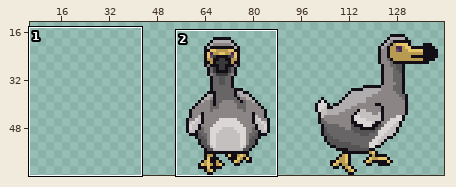
File history of a animated GIF sprite, sprite/animal/dodo/preview.gif. The picture above shows the old version from afar; the outline marks the close-up.
Close-up. As it was:
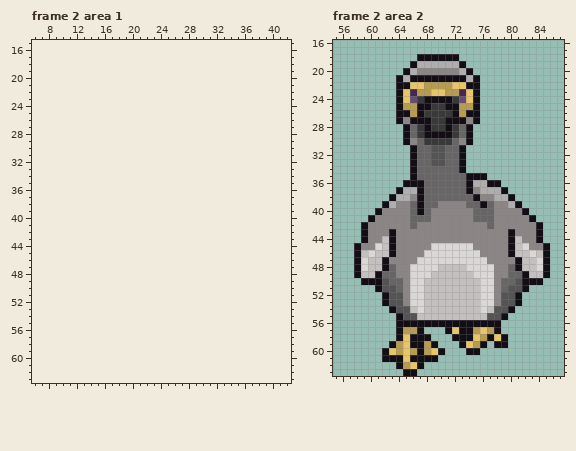
The file is 96x64 pixels, 4 frames. Shown: frame 2 area 1: x 6..42, y 15..63; frame 2 area 2: x 55..87, y 16..63. The old version is drawn lined up with the new one, on the new canvas. The wide view leaves out empty margins. The commit also changed other frames or places, which this record leaves out.
Now the later version:
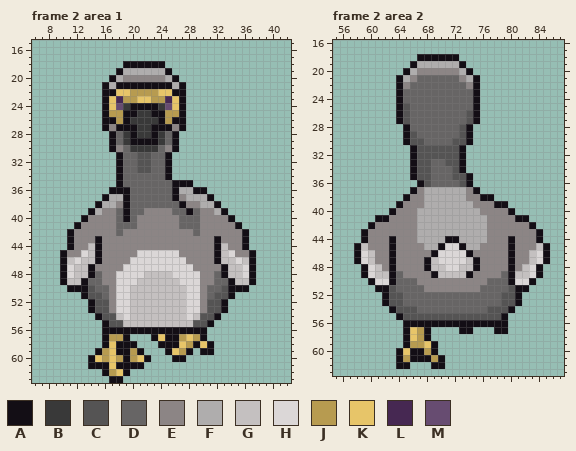
Palette (. is transparent): A #130e15  B #393939  C #555454  D #676565  E #8c8585  F #afadad  G #c4c0c0  H #dbd7d7  J #b79b50  K #e7c569  L #462852  M #674c71
The edit:
canvas 96x64 -> 144x64, the old top-left corner now at 48,0
Changed rows in their new state; - is an unchanged pixel.
Frame 2 area 1:
first column x 10:
18 ---------AAAAAA-------------
19 --------AFFFFFFA------------
20 -------AFEEEEEEFA-----------
21 ------AFAAAAAAAAFA----------
22 ------AAKKJJJJKKAA----------
23 ------AKLJJKKJJLKA----------
24 ------AKMBAAAABMKA----------
25 ------AJJAABBAAJJA----------
26 ------AAJABBBBAJAA----------
27 ------AEAAABBAAAEA----------
28 -------ADBABBABDA-----------
29 -------ADBAAAABDA-----------
30 -------AEDBBBBDEA-----------
31 --------ADDCCDDA------------
32 --------ADDCCDDA------------
33 --------ADDCCDDA------------
34 --------ADDDDDDA------------
35 --------ADDDDDDDAAA---------
36 -------AAADDDDDDAFFAA-------
37 ------AFFADDDDDDAEFFFA------
38 -----AFFEADDDDDDDAEEFFA-----
39 ----AFEEDADDEEEEDDADEEFA----
40 ---AEEEEDADEEEEEEDDDEEEEA---
41 --AEEEEEDDDEEEEEEDDDEEEEEA--
42 -AEEEEEEDEEEEEEEEEEDEEEEEEA-
43 -AEEEAEEEEEEEEEEEEEEEEAEEEA-
44 -AEEGAEEEEEEEEEEEEEEEEAGEEA-
45 AEEHGAEEEEEHHHHHHEEEEEAGHEEA
46 AGHGGAEEEEHHHHHHHHEEEEAGGHGA
47 AHGGAEEEEHHHHHHHHHHEEEEAGGHA
48 AHGGADEEHHHHGGGGHHHHEEDAGGHA
49 AGGADDEEHHHGGGGGGHHHEEDDAGGA
50 -AAACDDEHHGGGGGGGGHHEDDCAAA-
51 ---ACCDEHHGGGGGGGGHHEDCCA---
52 ----ACCEHHGGGGGGGGHHECCA----
53 ----ACCEHHGGGGGGGGHHECCA----
54 -----ACCGHGGGGGGGGHGCCA-----
55 ------ACCGGGGGGGGGGCCA------
56 ------AAAAAAAAAAAAAAA-------
57 ------AJJA---AKAAJKJA-------
58 ------AKAAA---AAAKJAKA------
59 -----AJKAAJA---AKJA-AA------
60 ----AKJKJAJKA---AA----------
61 ----AAAKAAAA----------------
62 ------AJKA------------------
63 -------AA-------------------
Frame 2 area 2:
first column x 58:
21 --------EDDDDDDE------------
22 -------EDDDDDDDDE-----------
23 -------DDDDDDDDDD-----------
24 -------DDDDDDDDDD-----------
25 -------CDDDDDDDDD-----------
26 -------CDDDDDDDDC-----------
27 -------CDDDDDDDDC-----------
28 ---------DDDDDDC------------
29 --------CDDDDDDC------------
30 --------CCDDDDCC------------
31 ---------CC--CC-------------
32 ---------CC--CC-------------
33 ---------CCDDCC-------------
34 ---------CC---C-------------
35 ---------CC---CC-..---------
36 -------..-C----C-....-------
37 ------..AEFFFFFFEA....------
38 -----..A-EFFFFFFEEAA...-----
39 ----..A-EEFFFFFFFEEEAA..----
40 ---..A--EFFFFFFFFFEE--A..---
41 --.AA---EFFFFFFFFFFE---AA.--
42 -.A-----EFFFFFFFFFFE-----A.-
43 -----E---FFFFFFFFFF---E-----
44 ----E----FFFFAAFFFF----E----
45 -G-EE-----FFA--AFF-----EE-G-
46 -HGEE-----EA----AE-----EEGH-
47 ---EEA---EAG----GAE---AEE---
48 .AH-EA--EEAG-HH-GAEE--AE-HA.
49 .AHGGAD-EEEA----AEEE-DAGGHA.
50 -.-HHA-DDEEEEEEEEEEDD-AHH-.-
51 ----A--DDDEEEEEEEEDDD--A----
52 -------DDDDDDDDDDDDDD-------
53 -------DDDDDDDDDDDDDD-------
54 --------CDDDDDDDDDDC--------
55 ---------CCCCCCCCCC---------
56 ------.--------------A------
57 ------.AKJA--..--...-A------
58 ------.AKJ----........------
59 -----..AJJK----....-..------
60 ----..A-A--A.---..----------
61 ----..-J---JA---------------
62 -------A..-AA---------------
63 -------..-------------------
Pixel boxes of the changes (left, top, right, bottom) in both close-ups:
added: (60, 61, 256, 383)
changed: (354, 75, 550, 376)
